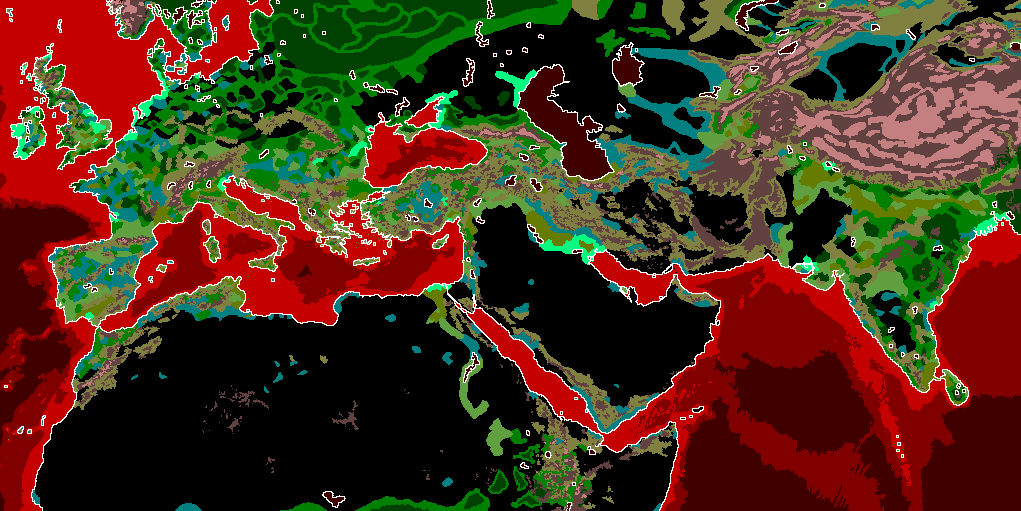
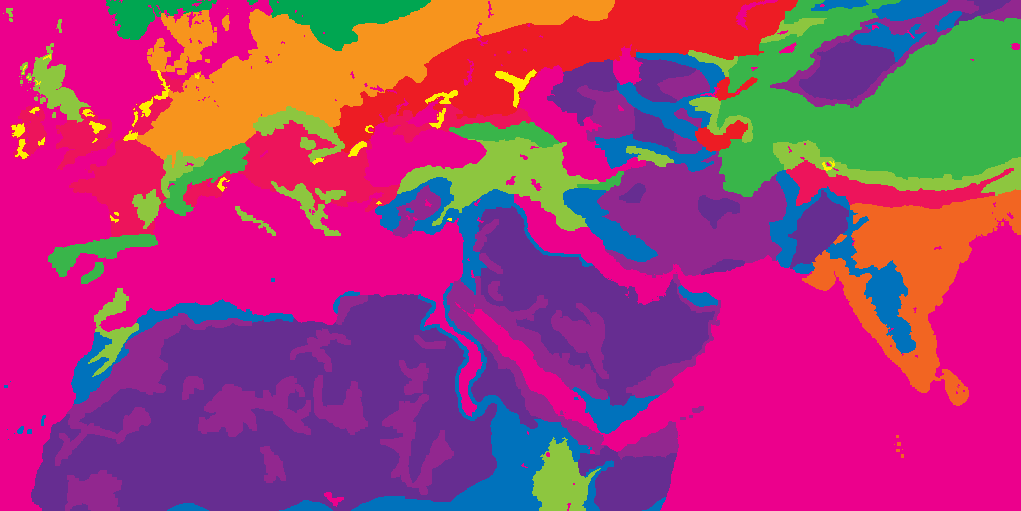
Before/after of a 1021×511 layered artwork. What changed in the layer stack:
hid "map_ground_types", painted on it over 0, 0, 1021, 511
showed "map_climates", painted on it over 0, 0, 1021, 511
